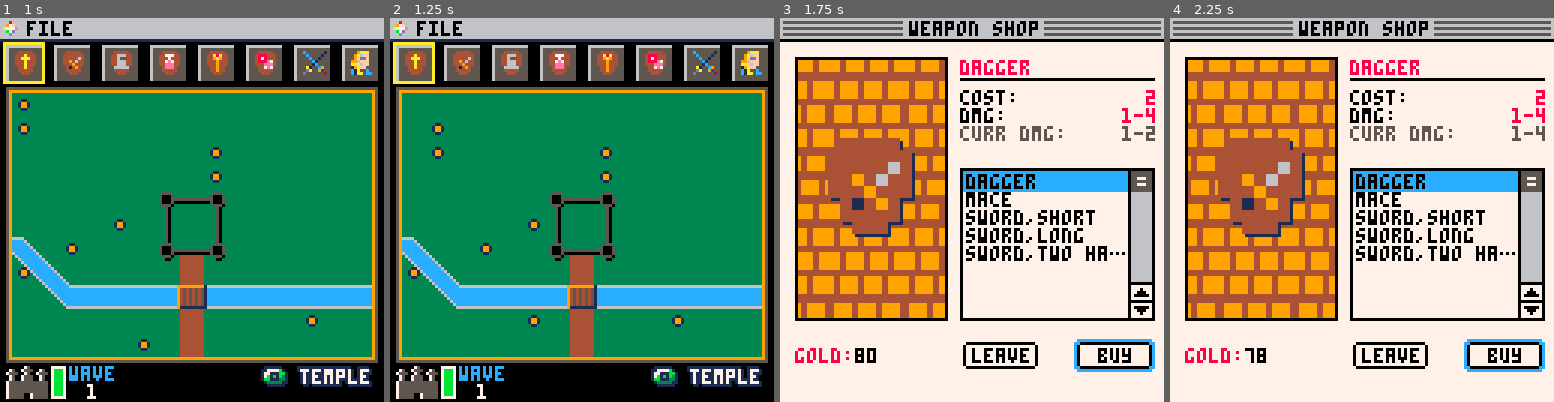
Above: before the commit, frames 1-4 (left to right).
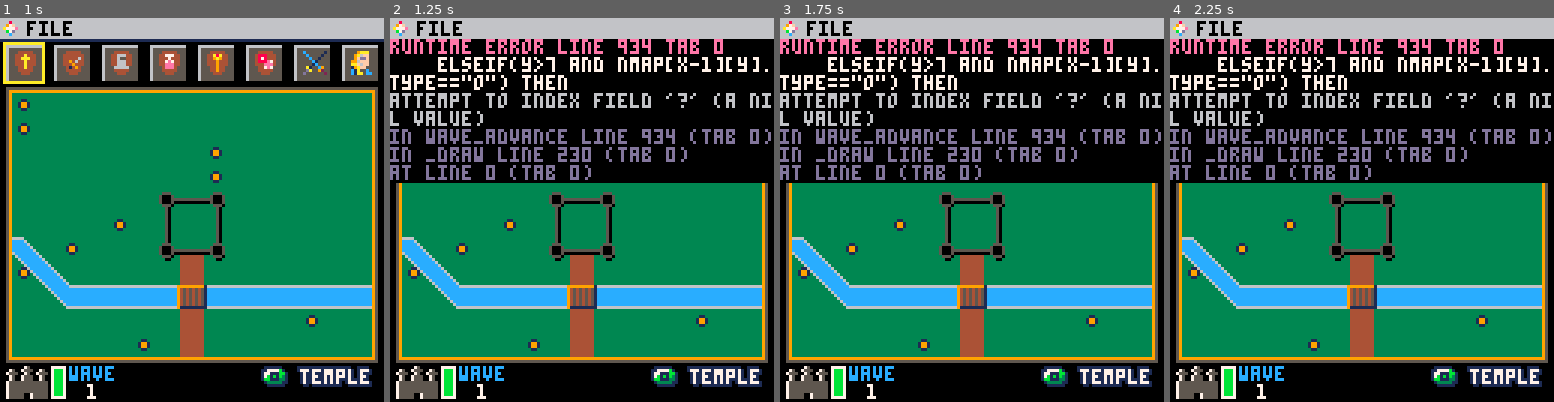
Above: after the commit, the same moments.

Repository: jessekremer/siege-of-darkwood
Game: PICO-8 cartridge siege_of_darkwood.p8
The game is run twice, just before and just after one commit, with the same random seed, the same clock (stepped at 60 frames per second) and the same inputs.
Inputs:
- Up to frame 1 (1 s): tap X (X key) at 0.33 s; tap O (Z key) at 0.7 s
- Up to frame 2 (1.25 s): tap X (X key) at 1.07 s
- Up to frame 3 (1.75 s): hold Right from 1.6 s (still down); tap O (Z key) at 1.7 s
- Up to frame 4 (2.25 s): tap X (X key) at 1.85 s; release Right at 2.1 s; tap O (Z key) at 2.1 s; hold Up from 2.15 s (still down)

Frame 1 is identical in both runs. In frame 2, 34% of the frame differs, in the area x 0-100%, y 5-87%; in frame 3, 93%, in the area x 0-100%, y 0-100%; in frame 4, 93%.
Error after the commit: runtime error line 934 tab 0; elseif(y>7 and nmap[x-1][y].type=="o") then; attempt to index field '?' (a nil value)

Commit message:
added magic handling and tinkered with wave advancement

Diff:
--- a/siege_of_darkwood.p8
+++ b/siege_of_darkwood.p8
@@ -682,8 +682,8 @@
 			list_min=1
 		end
 		if(btnp(🅾️) and but_pos==2) then
+			lp=list_start+list_pos-1
 			if(bltype=="potion" and #plyr.potions>0) then
-				lp=list_start+list_pos-1
 				hpv=plyr.potions[lp].val
 				d=plyr.potions[lp].desc
 				hpc=plyr.curr_hp+hpv
@@ -704,12 +704,11 @@
 				end
 				del(plyr.potions,plyr.potions[lp])
 				if(log) add_log(msg)
-				for i=1,#e do
-					attack(e[i],plyr)
-				end
 			elseif(bltype=="magic") then
-				print("x")
-			end
+				r=ceil(rnd(#e))
+				spell(plyr,e[r],"derek casts "..plyr.magic[lp].desc)
+			end
+			enemy_attack()
 			blist=false
 		end
 	elseif(bmenu and blist==false) then
@@ -727,14 +726,8 @@
 		end
 		if(btnp(🅾️)) then
 			if(bpos==2) then
-				--for i=1,#e do
-				--	attack(e[i],plyr)
-				--end
-				log=battle_run()
-				log4=log3
-				log3=log2
-				log2=log1
-				log1=log
+				add_log(battle_run())
+				enemy_attack()
 				bmenu=true
 			elseif(bpos==3 or bpos==4) then
 				blist=true
@@ -759,9 +752,7 @@
 		elseif(btnp(🅾️)) then
 			if(bpos==1) then
 				attack(plyr,e[epos])
-				for i=1,#e do
-					attack(e[i],plyr)
-				end
+				enemy_attack()
 			end
 			bmenu=true
 		end
@@ -930,19 +921,23 @@
 
 	for x=1,15 do
 		for y=1,11 do
-			if (fmap[x][y].type=="e") then
-				if (x>10 and y>7 and nmap[x-1][y-1].type=="o") then
+			if(fmap[x][y].type=="e") then
+				if(x>10 and y>7 and nmap[x-1][y-1].type=="o") then
 					nmap[x][y].type="o"
 					nmap[x-1][y-1].type="e"
 					nmap[x-1][y-1].mobs=fmap[x][y].mobs
-				elseif (x>10 and nmap[x-1][y].type=="o") then
+				elseif(x>10 and nmap[x-1][y].type=="o") then
 					nmap[x][y].type="o"
 					nmap[x-1][y].type="e"
 					nmap[x-1][y].mobs=fmap[x][y].mobs
-				elseif (y>7 and nmap[x][y-1].type=="o") then
+				elseif(y>7 and nmap[x][y-1].type=="o") then
 					nmap[x][y].type="o"
 					nmap[x][y-1].type="e"
 					nmap[x][y-1].mobs=fmap[x][y].mobs
+				elseif(y>7 and nmap[x-1][y].type=="o") then
+						nmap[x][y].type="o"
+						nmap[x-1][y].type="e"
+						nmap[x-1][y].mobs=fmap[x][y].mobs
 				end
 			end
 		end
@@ -958,7 +953,7 @@
 			if(fmap[x][y].type=="e")then
 				for e=1,#fmap[x][y].mobs do
 					if(plyr.castle_hp-fmap[x][y].mobs[e].lvl>=0) then
-						plyr.castle_hp-=fmap[x][y].mobs[e].lvl
+						plyr.castle_hp-=fmap[x][y].mobs[e].lvl*2
 					else
 						plyr.castle_hp=0
 						plyr.dead=true
@@ -1189,8 +1184,13 @@
 	else
 		add_log(atk.type.." missed "..def.type)
 	end
---	return log
 	return d
+end
+
+function enemy_attack()
+	for i=1,#e do
+		attack(e[i],plyr)
+	end
 end
 
 function spell(atk,def,style)
@@ -1205,7 +1205,7 @@
 	else
 		add_log(style.." missed "..def.type)
 	end
---	return log
+
 	return d
 end
 
